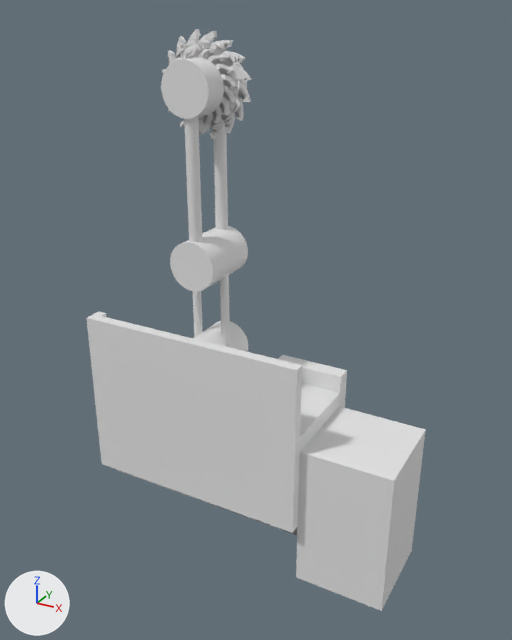
The FBX model Assets/SpritesModels/Machines/StartStatus.fbx, before and after one commit.
Camera for both pictures: a camera (50 mm lens) standing at (0.526, -0.753, 0.651) and looking at (0.067, 0.082, 0.234). Lighting does not change. The marker at lower left points along +X, +Y and +Z. Where no turn or scale is listed for an object, it has been applied to the vertices. Vertices at the same position are counted once.

The first picture shows 'Base', 'Skeleton', 'knivesInside', 'knivesOutside'.
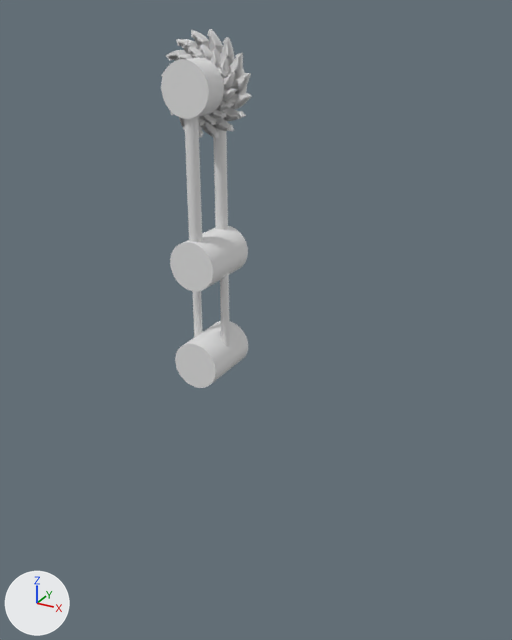
The change in detail:
me_cylinder_012 is used by ob_knivesoutside; location (0.0, 0.067, 0.56).
me_cylinder_012 had 1408 vertices, 1623 faces and spanned x -0.0676..0.0676, y -0.0031..0.0031, z -0.0676..0.0676.
me_cylinder_012 now has 1200 vertices, 1472 faces and spans x -0.0676..0.0676, y -0.0031..0.0031, z -0.0676..0.0676.
me_cylinder_012 part 1: a new loose piece of 1008 vertices spanning x -0.0666..0.0666, y -0.0031..0.0031, z -0.0666..0.0666.
me_cylinder_012 part 2: 1216 vertices removed from x -0.0666..0.0666, y -0.0031..0.0031, z -0.0666..0.0666.
Object 'Base' (ob_base) is deleted.

Changed parts and their boxes [x1, y1, x2, y2] in the pictures (512 x 640 px):
'Base', deleted: before [86, 312, 425, 611]
    faces in mat_yellowbase (white #e7e7e7): [86, 312, 347, 535]
    faces in mat_bluepart (white #e7e7e7): [296, 406, 425, 611]
'knivesOutside', reshaped: before [162, 29, 252, 139]; after [161, 29, 252, 138]
part 1 of me_cylinder_012, added: after [162, 30, 250, 138]
part 2 of me_cylinder_012, deleted: before [162, 31, 250, 138]
